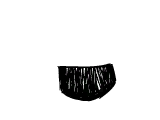
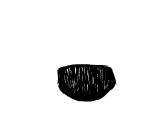
Layered file, before and after one edit (160 × 120). Changes by layer:
added layer "Layer #1" above "Layer" over [57, 64, 117, 102]
hid "Layer" over [57, 63, 117, 102]
